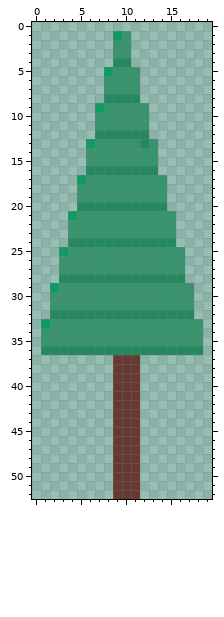
Pixel-art file -- ART/Terrain/tree-test.aseprite. Above is the file before it was changed.
20x53 pixels, 1 frame.
New version:
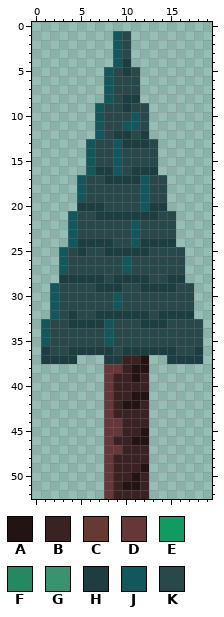
Palette (. is transparent): A #231313  B #3a2222  C #663931  D #663737  E #0e9c62  F #248960  G #37946e  H #1d3e40  J #12575b  K #29484a
The exact change:
layer "Tree" added
layer "Layer 1" removed
Changed rows in their new state; - is an unchanged pixel.
Layer "Tree":
first column x 1:
 1 --------JK--------
 2 --------JK--------
 3 --------JK--------
 4 --------JH--------
 5 -------JKHK-------
 6 -------JKKK-------
 7 -------JKKK-------
 8 -------JKHH-------
 9 ------JKKHKK------
10 ------JKKKJK------
11 ------JKKJJK------
12 ------JKHHKH------
13 -----JKKJHHHK-----
14 -----JKKJKKKK-----
15 -----JKKJKKKK-----
16 -----JHHJKHHH-----
17 ----JKKHHHHJKK----
18 ----JKKKKKKJKK----
19 ----JKKKKKKJKK----
20 ----HHHKKKKJHH----
21 ---JKKHHHHHHHKK---
22 ---JKKKKKKJKKKK---
23 ---JKKKKKKJKKKK---
24 ---JHHHHKKJHHHH---
25 --JKHKKHHHHHKKKK--
26 --JKKKKKKJKKKKKK--
27 --JKKKKKKJKKKKKK--
28 --HHHHHKHHHHKKHH--
29 -JKKKKHHHKKHHHHKK-
30 -JKKKKKKJKKKKKKKK-
31 -JKKKKKKJKKKKKKKK-
32 -JKHKKHHHHHHKHHHH-
33 JKKHHHHJKKKHHHKKKK
34 JKKKKKKJKKKKKKKKKK
35 JKKKKKKJKKKKKKKKKK
36 HKKHHHHHKHHHHHHKKH
37 HHHH---HHBBA--HHHH
38 -------DDBAA------
39 -------DBBAB------
40 -------DBBBB------
41 -------DBBAA------
42 -------DBAAB------
43 -------DBBBB------
44 -------DDBBB------
45 -------DDBBA------
46 -------DBBAA------
47 -------DDBBB------
48 -------DBBBB------
49 -------DBBBA------
50 -------DBBAB------
51 -------DBAAB------
52 -------DBBBB------
Boxes around the changes in both pictures, in picture pixels (x1, y1, x2, y2):
changed: (41, 31, 203, 499)
